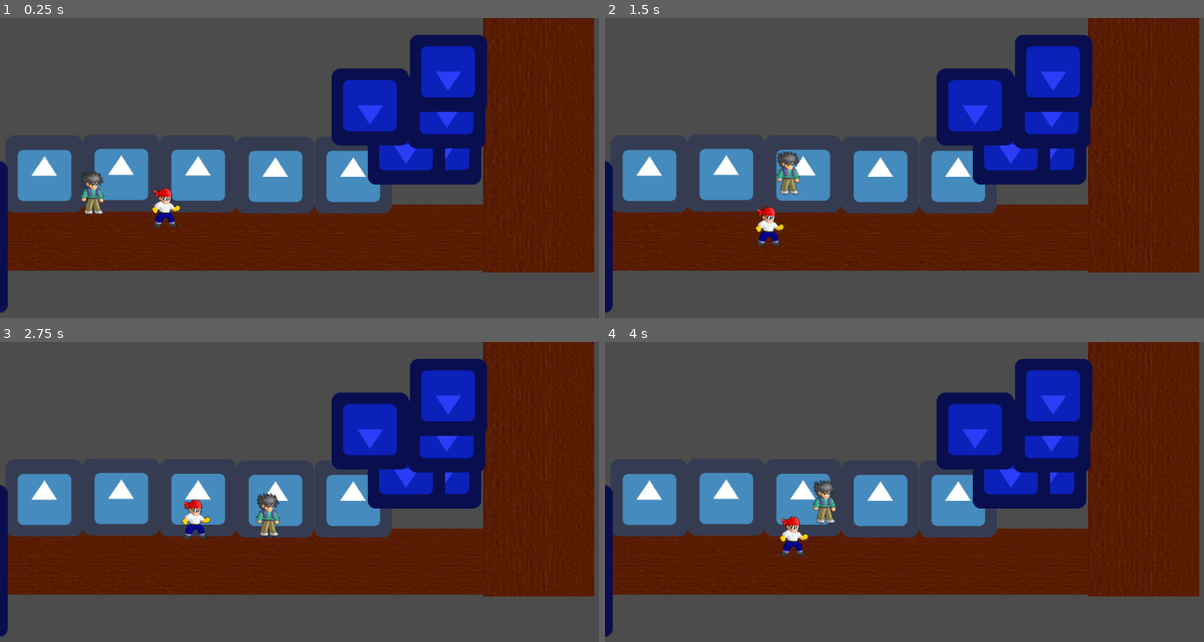
Above: before the commit, frames 1-4 (two rows, left to right).
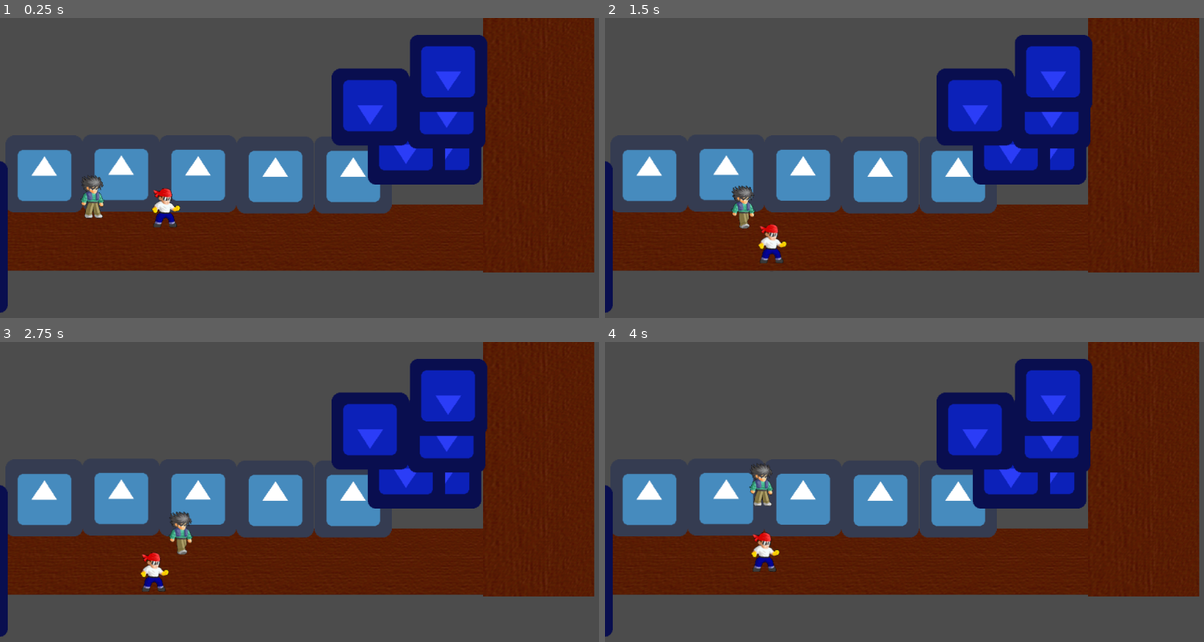
Above: after the commit, the same moments.

Repository: Anatolij-Grigorjev/Godot32dBeatemUpTest
Game: Godot game, scene res://stages/test/test_stage.tscn
Same seed, same stepped clock (60 frames per second), same inputs: the game is played once before the commit and once after it. The project has no main scene, so this scene is started directly. The engine's default icon, where the game draws it, is replaced by a stand-in: a white triangle on a blue panel in a dark square.
Inputs:
- Up to frame 1 (0.25 s): no input
- Up to frame 2 (1.5 s): hold D (move_right) 0.53-1.28 s; tap , (attack1, bound only after the commit) at 0.6 s; tap Space (jump) at 0.77, 1.07 s; tap ' (attack2, bound only after the commit) at 0.8, 1.35 s; hold S (move_down) from 1.28 s (still down)
- Up to frame 3 (2.75 s): tap Space (jump) at 1.52, 1.55, 1.82, 2.1 s; release S (move_down) at 2.03 s; hold D (move_right) from 2.03 s (still down); tap , (attack1, bound only after the commit) at 2.3 s
- Up to frame 4 (4 s): release D (move_right) at 2.78 s; hold W (move_up) 2.78-3.53 s; tap , (attack1, bound only after the commit) at 2.85 s; tap Space (jump) at 3.02, 3.32, 3.77, 3.8 s; tap ' (attack2, bound only after the commit) at 3.05, 3.6 s; hold A (move_left) from 3.53 s (still down)

The runs differ from the first frame. In frame 1, 0.4% of the frame differs, in the area x 13-18%, y 50-67%; in frame 2, 1.4%; in frame 3, 1.5%; in frame 4, 1.5%, in the area x 24-39%, y 40-77%.

Commit message:
starting to add combo and move animations

Diff:
--- /dev/null
+++ b/game/characters/abstract_chain_move.gd
@@ -0,0 +1,82 @@
+extends Node2D
+
+var is_performing = false #is the move being performed right now
+var hitbox_enabled = false #register attacks or not on this hitbox
+var next_valid_actions = ["attack1", "attack2"]
+
+#dynamic atomic variables
+var selected_next_action = "" #next pressed action to begin after this one is over
+var anim = "" #animation to play during the move
+var move_duration = 1.0 #actual time it takes to complete the move
+
+#dynamic node references
+var char_root #character root node
+var hitbox #hitbox rectangle for signals
+var next_chain_a1 #next chain member on attack1, node
+var next_chain_a2 #next chain member on attack2, node
+var timer #timer type for timeout of combo move
+var char_animator #animator cached after mov started (to pass along)
+
+#combo finish signal
+signal combo_over
+
+func _ready():
+	init_move_vars()
+	hitbox_enabled = false
+	timer.wait_time = move_duration
+	timer.one_shot = true
+	timer.stop()
+	timer.connect("timeout", self, "_on_move_time_end")
+	pass
+
+func _process(delta):
+	#while the move is hapening we can try set which move comes next
+	#after at least half of it is done for input buffer
+	if (is_performing and timer.time_left <= move_duration / 2):
+		for action in next_valid_actions:
+			if Input.is_action_just_pressed(action):
+				selected_next_action = action
+	pass
+
+#starts combo move sequence.
+#all combo moves need to have this method
+#(and will if inhertinig from this script)
+func begin(animator):
+	char_animator = animator
+	timer.start()
+	is_performing = true
+	animator.play(anim)
+	hitbox_enabled = true
+
+#child scripts need to override
+#this and set initial move params
+func init_move_vars():
+	pass
+
+func set_char(character_node):
+	char_root = character_node
+	connect("combo_over", char_root, "_finish_combo")
+	if next_chain_a1 != null:
+		next_chain_a1.set_char(character_node)
+	if next_chain_a2 != null:
+		next_chain_a2.set_char(character_node)
+
+
+func reset_move_vars():
+	is_performing = false
+	hitbox_enabled = false
+	timer.stop()
+
+func _on_move_time_end():
+
+	reset_move_vars()
+
+	#try continue selected attack chain
+	if (selected_next_action == "attack1" && next_chain_a1 != null):
+		next_chain_a1.begin(char_animator)
+	elif (selected_next_action == "attack2" && next_chain_a2 != null):
+		next_chain_a2.begin(char_animator)
+	else:
+		#none selected or selected not available - signal end of combo
+		emit_signal("combo_over")
+	pass
--- a/game/characters/controlled_char_move.gd
+++ b/game/characters/controlled_char_move.gd
@@ -1,7 +1,10 @@
 extends "char_move.gd"
 
+onready var anim = $anim
+var current_anim = ""
+
 func init_vals():
-	speed = 200.5
+	speed = 50.5
 	peak_jump_height = 67.8
 	jump_strength = -212.7
 	max_jump_ascend_time = 0.7
@@ -26,3 +29,16 @@
 func get_jump_input():
 	if (Input.is_action_just_pressed('jump')):
 		start_jump()
+
+func _physics_process(delta):
+	._physics_process(delta)
+	var new_anim = "idle"
+	if (not is_jumping):
+		var impulse = velocity.length_squared()
+		if (impulse > 0.01):
+			new_anim = "walk"
+
+	#resolved anim
+	if (new_anim != current_anim):
+		current_anim = new_anim
+		anim.play(current_anim)
--- /dev/null
+++ b/game/characters/dennis/chain_moves/chain_move_a1_1.gd
@@ -0,0 +1,7 @@
+extends "../../abstract_chain_move.gd"
+
+func init_move_vars():
+	anim = "attack1_1"
+	move_duration = 1.8
+	set_shot_time(1.25)
+	timer = $Timer
--- /dev/null
+++ b/game/characters/dennis/chain_moves/chain_move_a1_1.tscn
@@ -0,0 +1,14 @@
+[gd_scene load_steps=2 format=2]
+
+[ext_resource path="res://characters/dennis/chain_moves/chain_move_a1_1.gd" type="Script" id=1]
+
+[node name="dennis_cmr_a1_1" type="Node2D"]
+
+script = ExtResource( 1 )
+
+[node name="Timer" type="Timer" parent="." index="0"]
+
+process_mode = 1
+wait_time = 1.0
+one_shot = false
+autostart = false
--- a/game/characters/dennis/dennis.tscn
+++ b/game/characters/dennis/dennis.tscn
@@ -9,7 +9,64 @@
 radius = 15.6178
 height = 32.458
 
-[node name="dennis" type="KinematicBody2D"]
+[sub_resource type="Animation" id=3]
+
+resource_name = "attack1_1"
+length = 1.8
+loop = false
+step = 0.1
+tracks/0/type = "value"
+tracks/0/path = NodePath("sprite:frame")
+tracks/0/interp = 1
+tracks/0/loop_wrap = true
+tracks/0/imported = false
+tracks/0/enabled = true
+tracks/0/keys = {
+"times": PoolRealArray( 0, 0.6, 1.1, 1.5 ),
+"transitions": PoolRealArray( 1, 1, 1, 1 ),
+"update": 1,
+"values": [ 10, 11, 12, 13 ]
+}
+
+[sub_resource type="Animation" id=4]
+
+resource_name = "idle"
+length = 1.8
+loop = true
+step = 0.1
+tracks/0/type = "value"
+tracks/0/path = NodePath("sprite:frame")
+tracks/0/interp = 1
+tracks/0/loop_wrap = true
+tracks/0/imported = false
+tracks/0/enabled = true
+tracks/0/keys = {
+"times": PoolRealArray( 0, 0.3, 0.6, 0.9, 1.2, 1.5 ),
+"transitions": PoolRealArray( 1, 1, 1, 1, 1, 1 ),
+"update": 1,
+"values": [ 0, 1, 2, 3, 2, 1 ]
+}
+
+[sub_resource type="Animation" id=5]
+
+resource_name = "walk"
+length = 1.8
+loop = true
+step = 0.1
+tracks/0/type = "value"
+tracks/0/path = NodePath("sprite:frame")
+tracks/0/interp = 1
+tracks/0/loop_wrap = true
+tracks/0/imported = false
+tracks/0/enabled = true
+tracks/0/keys = {
+"times": PoolRealArray( 0, 0.3, 0.6, 0.9, 1.2, 1.5 ),
+"transitions": PoolRealArray( 1, 1, 1, 1, 1, 1 ),
+"update": 1,
+"values": [ 4, 5, 6, 7, 6, 5 ]
+}
+
+[node name="dennis" type="KinematicBody2D" index="0"]
 
 position = Vector2( 400, 400 )
 input_pickable = false
@@ -26,11 +83,24 @@
 [node name="sprite" type="Sprite" parent="." index="0"]
 
 texture = ExtResource( 2 )
-vframes = 6
+vframes = 7
 hframes = 10
+frame = 6
 _sections_unfolded = [ "Animation", "Region" ]
 
 [node name="body" type="CollisionShape2D" parent="." index="1"]
 
 position = Vector2( -1.13553, -3.40656 )
 shape = SubResource( 2 )
+
+[node name="anim" type="AnimationPlayer" parent="." index="2"]
+
+root_node = NodePath("..")
+autoplay = ""
+playback_process_mode = 1
+playback_default_blend_time = 0.0
+playback_speed = 1.0
+anims/attack1_1 = SubResource( 3 )
+anims/idle = SubResource( 4 )
+anims/walk = SubResource( 5 )
+blend_times = [  ]
--- a/game/project.godot
+++ b/game/project.godot
@@ -31,6 +31,10 @@
  ]
 jump=[ Object(InputEventKey,"resource_local_to_scene":false,"resource_name":"","device":0,"alt":false,"shift":false,"control":false,"meta":false,"command":false,"pressed":false,"scancode":32,"unicode":0,"echo":false,"script":null)
  ]
+attack1=[ Object(InputEventKey,"resource_local_to_scene":false,"resource_name":"","device":0,"alt":false,"shift":false,"control":false,"meta":false,"command":false,"pressed":false,"scancode":59,"unicode":0,"echo":false,"script":null)
+ ]
+attack2=[ Object(InputEventKey,"resource_local_to_scene":false,"resource_name":"","device":0,"alt":false,"shift":false,"control":false,"meta":false,"command":false,"pressed":false,"scancode":39,"unicode":0,"echo":false,"script":null)
+ ]
 
 [layer_names]
 
--- a/game/stages/test/test_stage.tscn
+++ b/game/stages/test/test_stage.tscn
@@ -7,7 +7,7 @@
 [ext_resource path="res://stages/test/test_vert_path_block.tscn" type="PackedScene" id=5]
 [ext_resource path="res://characters/bandit/bandit.tscn" type="PackedScene" id=6]
 
-[node name="root" type="Node2D" index="0"]
+[node name="root" type="Node2D"]
 
 position = Vector2( 10.0037, 272.902 )
 
Not shown: 1 places in game/characters/dennis/dennis.tscn that only renumber resources
